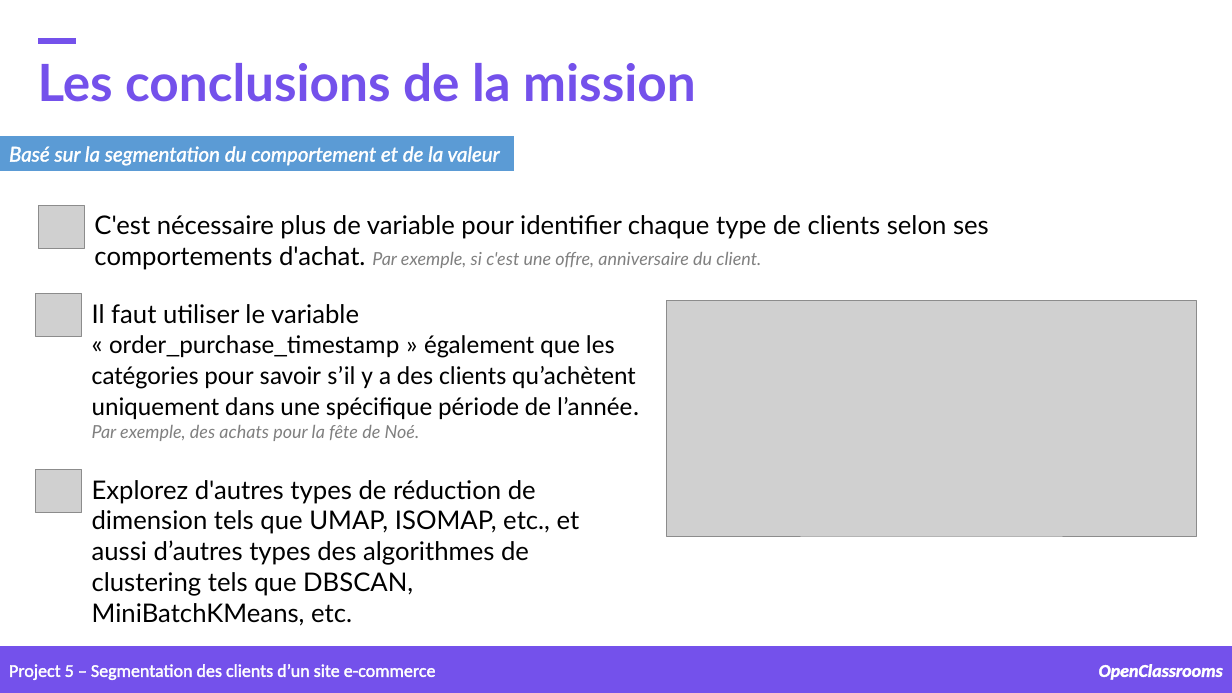
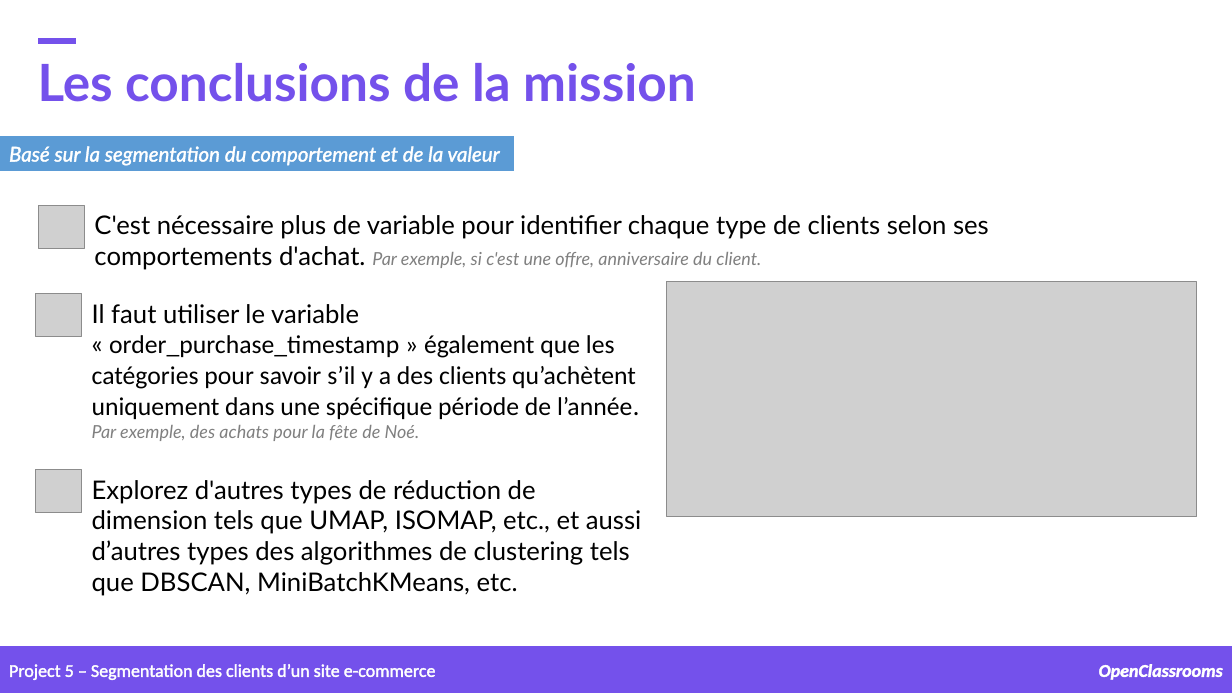
Before and after one commit to samirhinojosa/OC-P5-segment-customers-of-website, a slide deck: slide 43 of supports/P5_presentation v2.pptx (slide 44 before the commit). Drawn at 1232x693 pixels with LibreOffice and Linux fonts; fonts in the diff are those of the drawing; grey boxes stand for pictures; background and template pictures are left out. Boxes give left, top, right and bottom in pixels: in the first picture for what was removed or moved away, otherwise in the second. Text is boxed around its words. In the diff, an @@ line names an element or a change of style, - is before the commit and + after.

```diff
--- a/supports/P5_presentation v2.pptx
+++ b/supports/P5_presentation v2.pptx
@@ picture: place and size @@
-picture at [666,301,1197,536]
+picture at [666,282,1197,517]
@@ text "Explorez d'autres types de réduction ..." rewrapped from [92,480,580,596] to [92,480,641,596] @@
```
Also in this commit, not shown: 9 other slides changed, 1 slide added, 2 slides removed.
